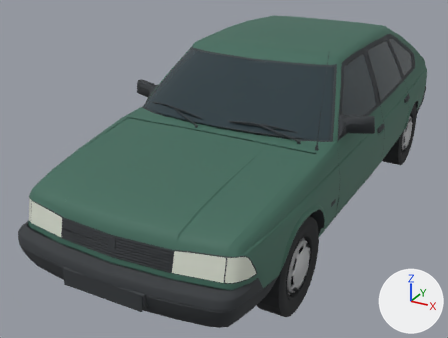
The glTF model public/models/saas/azlk2141.glb, before and after one commit.
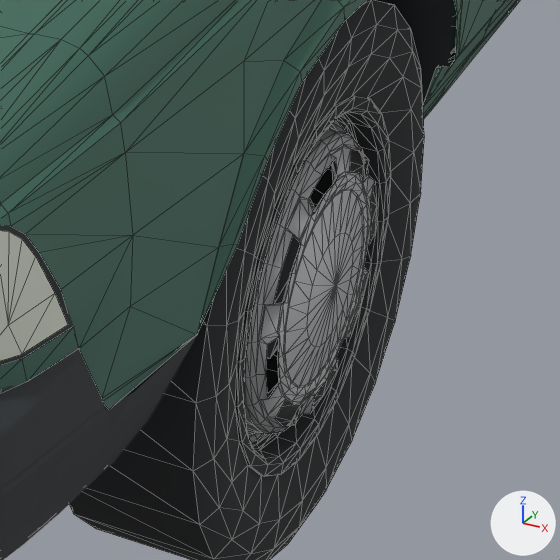
The first picture shows the older version from a 50 mm lens placed at (2.19, -4.85, 1.99), pointed at (-0.28, -0.36, -0.26). The close-ups show the older and then the newer version on the part from 55% to 76% of the width and 64% to 93% of the height of that picture. Only the edits that show in the close-ups are written down. The lights are fixed; the arrows at lower right show +X, +Y and +Z. The close-ups show mesh edges as thin lines. Where no turn or scale is listed for an object, it has been applied to the vertices. Vertices at exactly the same position are counted once.

The scene before the commit, as lines of its bpy script (objects in view):
```python
me_paint = bpy.data.meshes.new('paint')
me_paint.from_pydata(...)  # 1529 vertices, 2160 faces; spans x -0.96..0.96, y -2.35..2.35, z -0.65..0.65
me_paint.materials.append(mat_car_paint)  # dark green #426c5d
me_trim = bpy.data.meshes.new('trim')
me_trim.from_pydata(...)  # 3982 vertices, 5599 faces; spans x -1.08..1.08, y -2.44..2.44, z -0.75..0.75
me_trim.materials.append(mat_car_trim)  # dark grey #35383c
me_wheel_002 = bpy.data.meshes.new('Wheel.002')
me_wheel_002.from_pydata(...)  # 785 vertices, 1464 faces; spans x -0.31..0.31, y -1.0..1.0, z -0.99..0.99
# faces by material slot: [768, 696]
me_wheel_002.materials.append(mat_tyres)  # black #242729
me_wheel_002.materials.append(mat_wheel_rim)  # grey #aaacad
ob_chassis_trim = bpy.data.objects.new('chassis_trim', me_trim)
ob_chassis_trim.location = (0.0, 0.013, 0.266)
ob_chassisbody = bpy.data.objects.new('chassisbody', me_paint)
ob_chassisbody.location = (0.0, 0.033, 0.228)
ob_wheel_fl = bpy.data.objects.new('wheel_fl', me_wheel_002)
ob_wheel_fl.location = (0.814, -1.441, -0.32)
ob_wheel_fl.scale = (0.35, 0.35, 0.35)
# also in view: 'hub_fl' at (0.81, -1.44, -0.32); 'headlights' at (0.0, -2.17, 0.04)
```
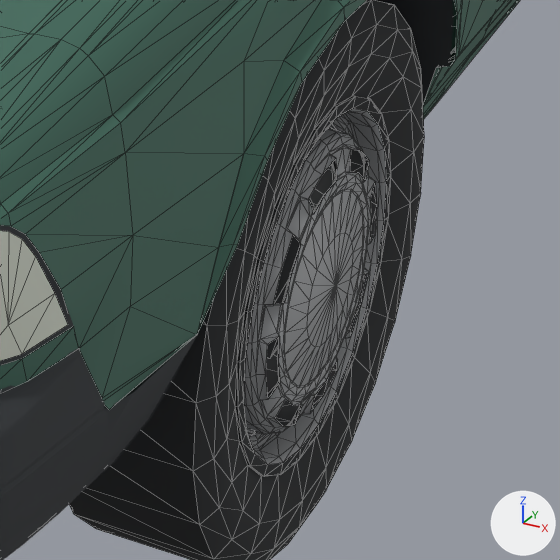
Boxes (x1, y1, x2, y2) around the edits, measured in the close-ups (560 x 560 px; the box of a moved part takes in the faces that stretch with it):
part 1 of me_wheel_002, moved or reshaped
    before: (266, 192, 311, 333)
    after: (266, 201, 311, 333)
part 2 of me_wheel_002, recoloured
    both: (250, 109, 386, 465)

The change in detail:
me_wheel_002 is used by ob_wheel_fl; location (0.814, -1.441, -0.32); scale (0.35, 0.35, 0.35).
me_wheel_002 had 785 vertices, 1464 faces and spanned x -0.31..0.31, y -1.0..1.0, z -0.99..0.99.
me_wheel_002 now has 784 vertices, 1462 faces and spans x -0.31..0.31, y -1.0..1.0, z -0.99..0.99.
me_wheel_002 part 1: 4 vertices moved within x 0.27, y -0.38..-0.25, z 0.15..0.32; 1 vertex removed from x 0.24, y -0.31, z 0.39.
me_wheel_002 part 2: 240 faces spanning x -0.28..0.25, y -0.63..0.63, z -0.62..0.62 switch from mat_tyres (black #242729) to mat_wheel_rim (grey #959799).
Other edits to the shape of me_wheel_002 do not show in these pictures.
